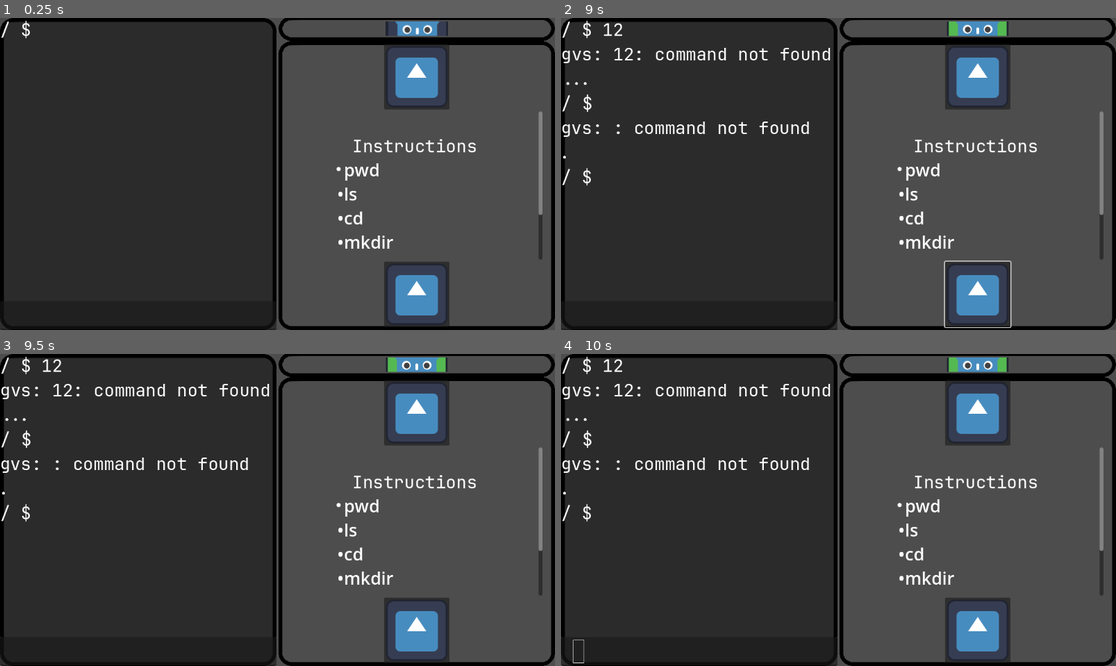
Above: before the commit, frames 1-4 (two rows, left to right).
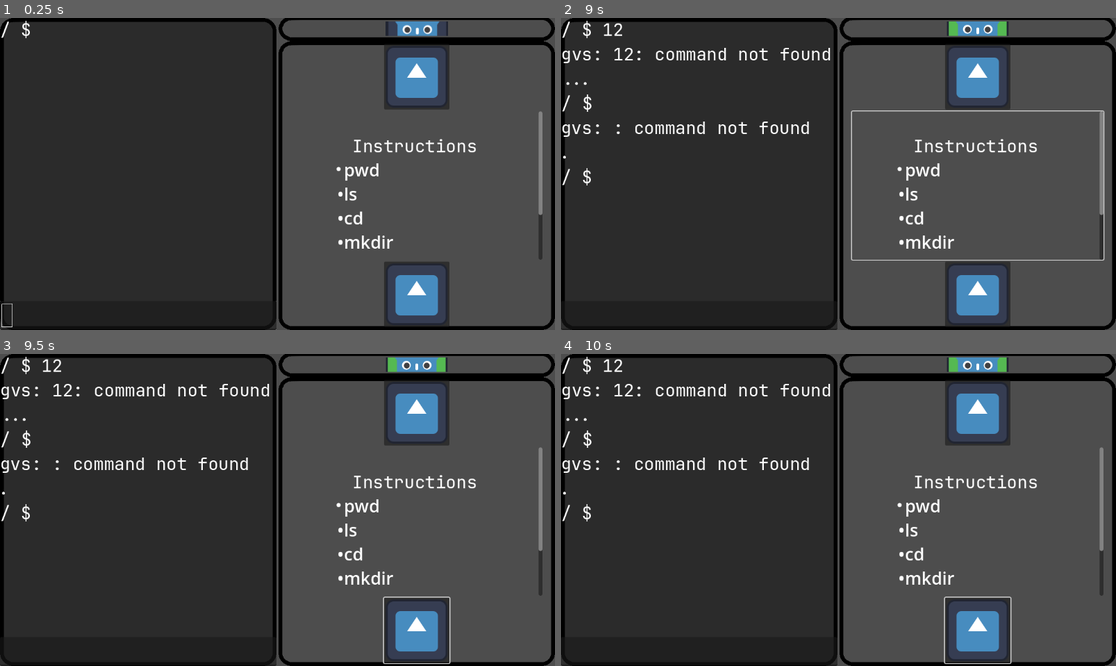
Above: after the commit, the same moments.

Repository: Curtis-Barnhart/GVS
Game: Godot game, scene res://Main.tscn
Two runs of this game, one before a commit and one after it. Both use one fixed random seed, a clock stepped at 60 frames per second and the inputs below. The engine's default icon, where the game draws it, is replaced by a stand-in: a white triangle on a blue panel in a dark square.
Inputs (mouse positions are in pixels of both pictures, inside the frame that each line leads up to):
- Up to frame 1 (0.25 s): no input
- Up to frame 2 (9 s): click (699, 314) at 0.52 s; type "12" at 0.6 s; click (977, 295) at 1.25 s; click (977, 295) at 2 s; click (977, 77) at 2.75 s; click (977, 289) at 3.5 s; click (977, 77) at 4.25 s; tap Enter at 5, 5.1, 6.5, 6.6, 8.75, 8.85 s; move the mouse to (960, 158) at 5.02 s; click (960, 158) at 5.17 s; tap Tab at 5.3, 6.8 s; tap Space at 5.75, 7.25 s; drag from (727, 189) to (977, 133) at 5.77 s; move the mouse to (894, 105) at 6.52 s; click (894, 105) at 6.67 s; drag from (810, 236) to (977, 255) at 7.27 s; click (977, 295) at 8 s; move the mouse to (1005, 220) at 8.77 s; click (1005, 220) at 8.92 s
- Up to frame 3 (9.5 s): tap Tab at 9.05 s
- Up to frame 4 (10 s): tap Space at 9.5 s; drag from (672, 463) to (733, 603) at 9.52 s

The runs differ from the first frame. In frame 1, less than 0.1% of the frame differs, in the area x 0-50%, y 90-100%; in frame 2, 0.7%, in the area x 52-98%, y 29-100%; in frame 3, 0.2%; in frame 4, 0.2%.

Commit message:
made a loop for cycling focus between the three input elements and 1 other element that could use user focus.

Diff:
--- a/gvm/shell/prompt.gd
+++ b/gvm/shell/prompt.gd
@@ -1,6 +1,7 @@
 extends TextEdit
 
 signal user_entered
+signal focus_released
 
 
 # I don't understand why this is called when something else has been clicked on
@@ -12,16 +13,19 @@
     if (
         event is InputEventKey
         and event.is_pressed()
-        and event.keycode == KEY_ENTER
         and self.get_viewport().gui_get_focus_owner() == self
     ):
-        self.user_entered.emit()
-        get_viewport().set_input_as_handled()
+        if event.keycode == KEY_ENTER:
+            self.user_entered.emit()
+            get_viewport().set_input_as_handled()
+        elif event.keycode == KEY_TAB:
+            self.focus_released.emit()
+            get_viewport().set_input_as_handled()
 
 
 # Called when the node enters the scene tree for the first time.
 func _ready() -> void:
-    pass # Replace with function body.
+    self.grab_focus()
 
 
 # Called every frame. 'delta' is the elapsed time since the previous frame.
--- a/main.gd
+++ b/main.gd
@@ -64,6 +64,10 @@
     # Connect GVShell previewing_path to FWViewport highlight path
     self.GvShell.previewing_path.connect($Right/FsViewport/SubViewportContainer/SubViewport/FSGraph.highlight_path)
 
+    $GvShell/ScrollContainer/VBoxContainer/Prompt.focus_released.connect(
+        $Right/Narrator/VBoxContainer/Toggle.accept_focus
+    )
+
 
 # Called every frame. 'delta' is the elapsed time since the previous frame.
 # func _process(delta: float) -> void:
--- a/narrator/Narrator.tscn
+++ b/narrator/Narrator.tscn
@@ -1,8 +1,9 @@
-[gd_scene load_steps=4 format=3 uid="uid://duxuodebilbwf"]
+[gd_scene load_steps=5 format=3 uid="uid://duxuodebilbwf"]
 
 [ext_resource type="Script" path="res://narrator/narrator.gd" id="1_ne5f2"]
 [ext_resource type="Texture2D" uid="uid://p2qtk5ccvwp1" path="res://shared/bordered.png" id="2_j8vlk"]
 [ext_resource type="Texture2D" uid="uid://ble8onr527ifk" path="res://icon.svg" id="3_mqrw7"]
+[ext_resource type="Script" path="res://narrator/toggle.gd" id="4_wmf1e"]
 
 [node name="Narrator" type="Control"]
 layout_mode = 3
@@ -43,10 +44,12 @@
 size_flags_horizontal = 4
 size_flags_vertical = 4
 icon = ExtResource("3_mqrw7")
+script = ExtResource("4_wmf1e")
 
 [node name="RichTextLabel" type="RichTextLabel" parent="VBoxContainer"]
 layout_mode = 2
 size_flags_vertical = 3
+focus_mode = 2
 bbcode_enabled = true
 text = "[font=res://shared/JetBrainsMonoNerdFontMono-Regular.ttf][font_size=36]
 [center]Instructions[/center]
--- /dev/null
+++ b/narrator/toggle.gd
@@ -0,0 +1,15 @@
+extends Button
+
+
+func accept_focus():
+    self.grab_focus()
+
+
+# Called when the node enters the scene tree for the first time.
+func _ready() -> void:
+    pass # Replace with function body.
+
+
+# Called every frame. 'delta' is the elapsed time since the previous frame.
+func _process(delta: float) -> void:
+    pass
